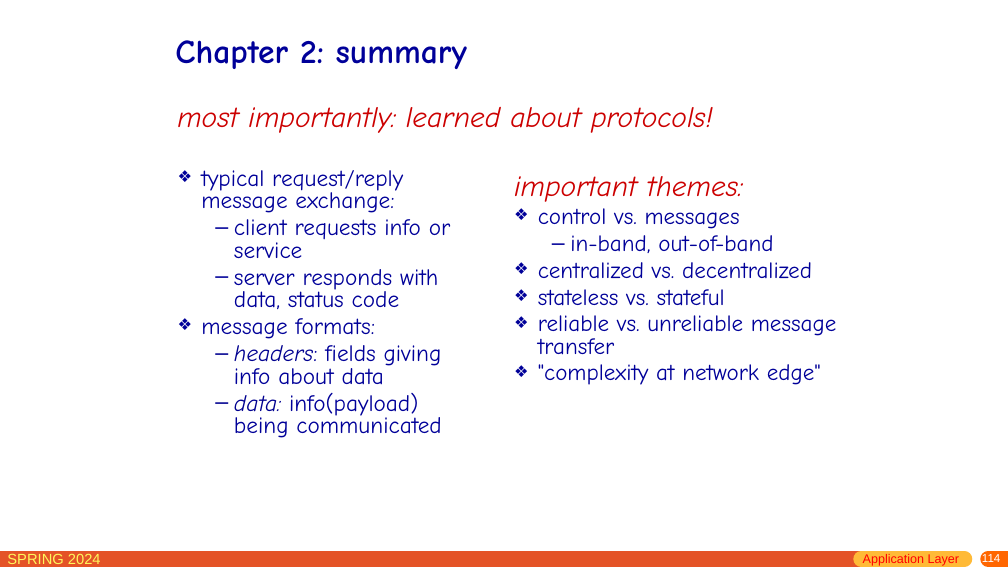
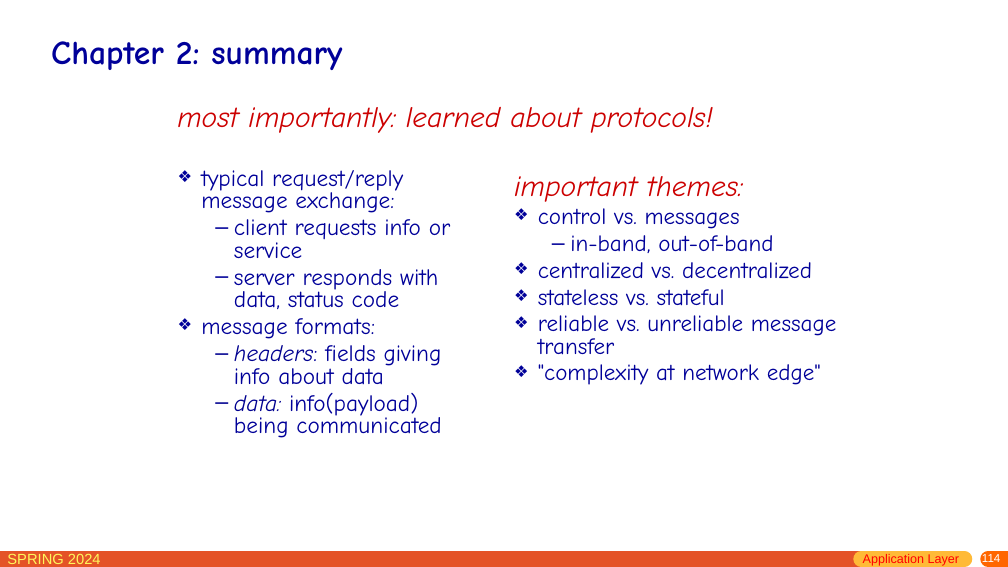
Before and after one commit to network-whu/slides, a slide deck: slide 114 of pptx/chapter2.pptx. Drawn at 1008x567 pixels with LibreOffice and Linux fonts; fonts in the diff are those of the drawing. Boxes give left, top, right and bottom in pixels: in the first picture for what was removed or moved away, otherwise in the second. Text is boxed around its words. In the diff, an @@ line names an element or a change of style, - is before the commit and + after.

```diff
--- a/pptx/chapter2.pptx
+++ b/pptx/chapter2.pptx
@@ title "Chapter 2: summary" moved from (x1=175, y1=40, x2=467, y2=69) to (x1=51, y1=41, x2=342, y2=70) @@
```
Also in this commit, not shown: 15 other slides changed, 1 other file.
